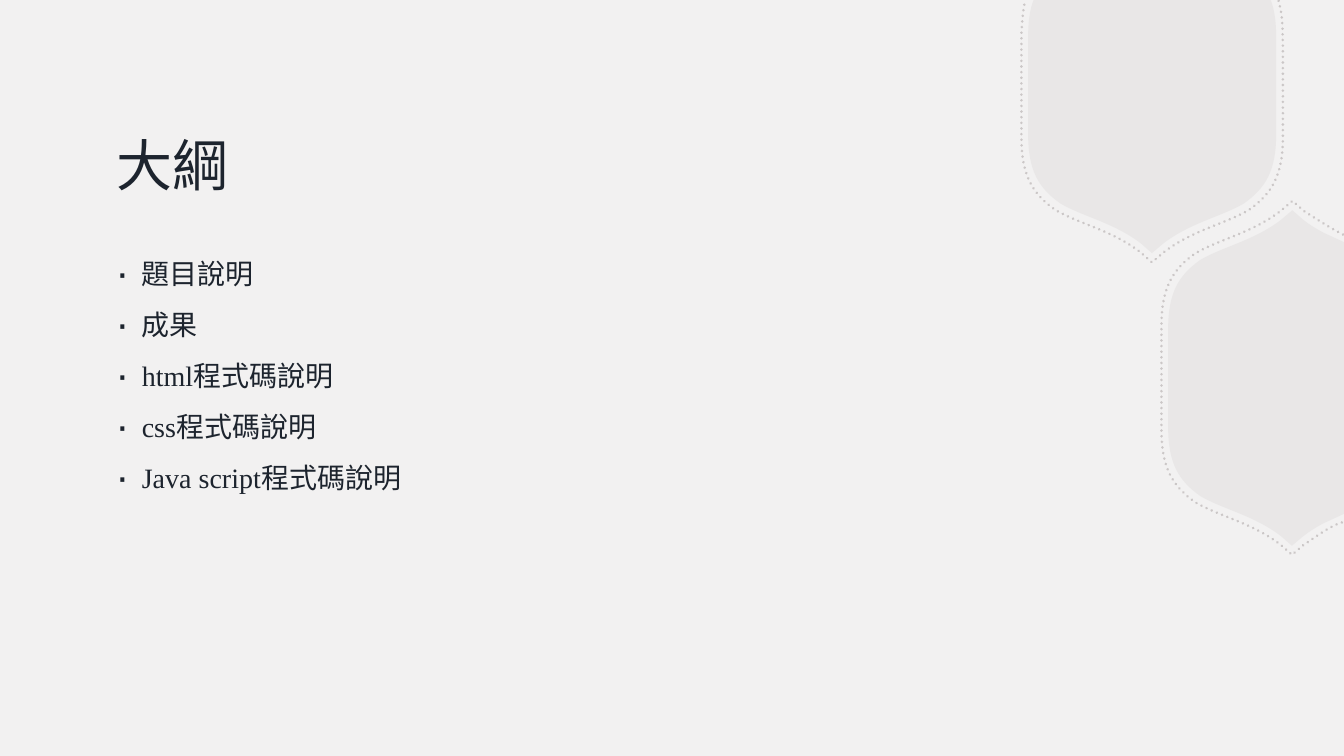
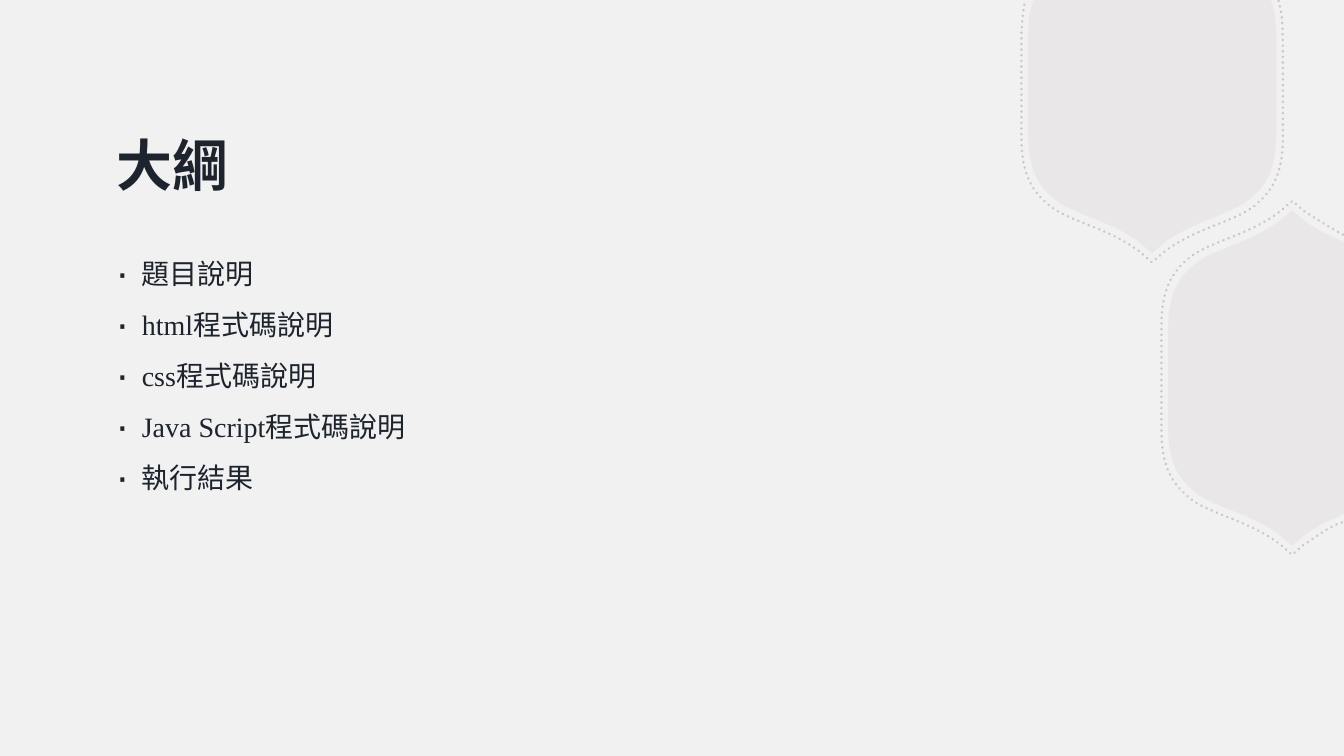
Before and after one commit to evachen20041010/JavaScript, a slide deck: slide 2 of Grp_1/實習課第6組_Grp1.pptx. Drawn at 1344x756 pixels with LibreOffice and Linux fonts; fonts in the diff are those of the drawing. Boxes give left, top, right and bottom in pixels: in the first picture for what was removed or moved away, otherwise in the second. Text is boxed around its words. In the diff, an @@ line names an element or a change of style, - is before the commit and + after.

```diff
--- a/Grp_1/實習課第6組_Grp1.pptx
+++ b/Grp_1/實習課第6組_Grp1.pptx
@@ title "大綱" at bbox=[117, 138, 229, 191]: bold on @@
@@ text at bbox=[142, 311, 198, 338]: paragraph removed @@
-∙ 成果
@@ text at bbox=[142, 415, 406, 491]: text changed @@
-∙ Java script程式碼說明
+∙ Java Script程式碼說明
+∙ 執行結果
```
Also in this commit, not shown: 1 other slide changed, 12 slides added, 1 other file.
